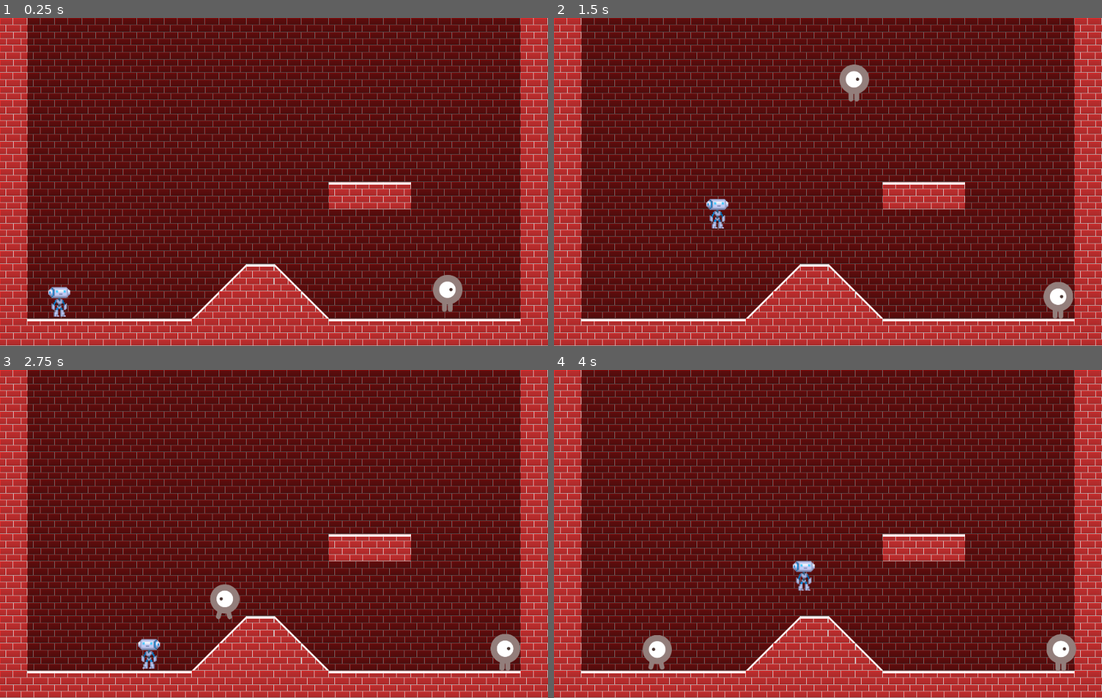
Above: before the commit, frames 1-4 (two rows, left to right).
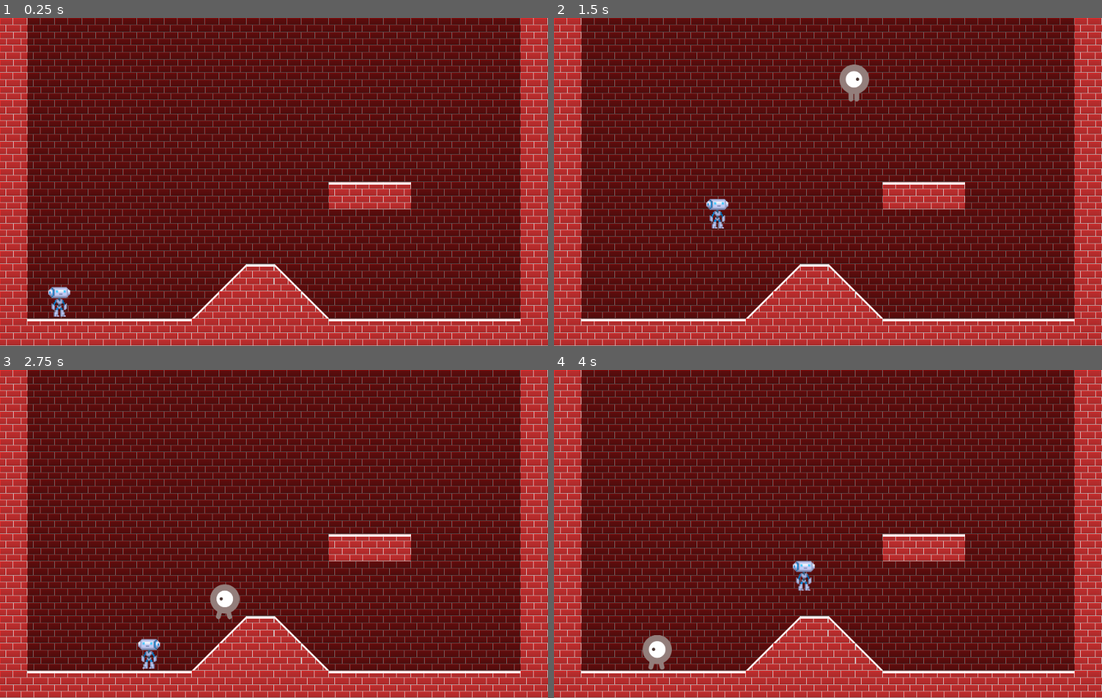
Above: after the commit, the same moments.

Repository: Ruefa/godot_test
Game: Godot game, scene res://Main.tscn
Two runs of this game, one before a commit and one after it. Both use one fixed random seed, a clock stepped at 60 frames per second and the inputs below.
Inputs:
- Up to frame 1 (0.25 s): no input
- Up to frame 2 (1.5 s): hold Right (ui_right) from 0.53 s (still down); tap Up (ui_up) at 0.77 s
- Up to frame 3 (2.75 s): tap Up (ui_up) at 1.52 s; release Right (ui_right) at 2.03 s; hold Left (ui_left) from 2.03 s (still down)
- Up to frame 4 (4 s): release Left (ui_left) at 2.78 s; hold Right (ui_right) from 2.78 s (still down); tap Up (ui_up) at 3.02, 3.77 s

The runs differ from the first frame. In frame 1, 0.4% of the frame differs, in the area x 79-85%, y 78-90%; in frame 2, 0.4%; in frame 3, 0.4%; in frame 4, 0.4%.

Commit message:
removed pre spawned monster from main

Diff:
--- a/Side Scroll/Main.tscn
+++ b/Side Scroll/Main.tscn
@@ -1,9 +1,8 @@
-[gd_scene load_steps=6 format=2]
+[gd_scene load_steps=5 format=2]
 
 [ext_resource path="res://Main.gd" type="Script" id=1]
 [ext_resource path="res://Player.tscn" type="PackedScene" id=2]
 [ext_resource path="res://Map1.tscn" type="PackedScene" id=3]
-[ext_resource path="res://Monster.tscn" type="PackedScene" id=4]
 
 [sub_resource type="Curve2D" id=1]
 _data = {
@@ -19,9 +18,6 @@
 
 [node name="Map1" parent="." instance=ExtResource( 3 )]
 
-[node name="Monster" parent="." instance=ExtResource( 4 )]
-position = Vector2( 817, 487 )
-
 [node name="MonsterPath" type="Path2D" parent="."]
 position = Vector2( -16.6667, -30 )
 scale = Vector2( 1.13889, 3 )
